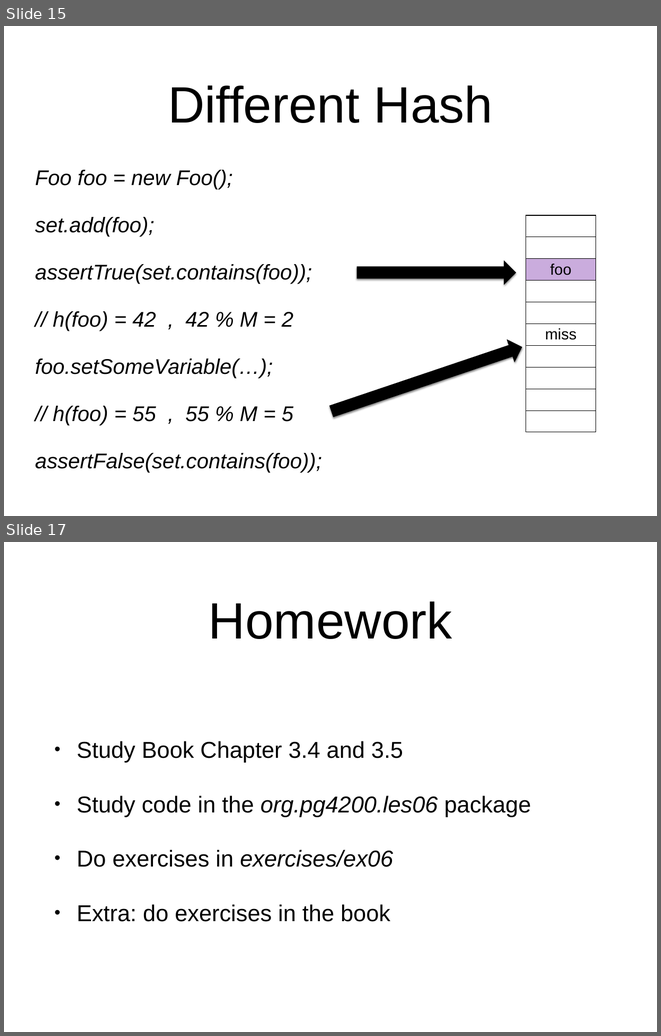
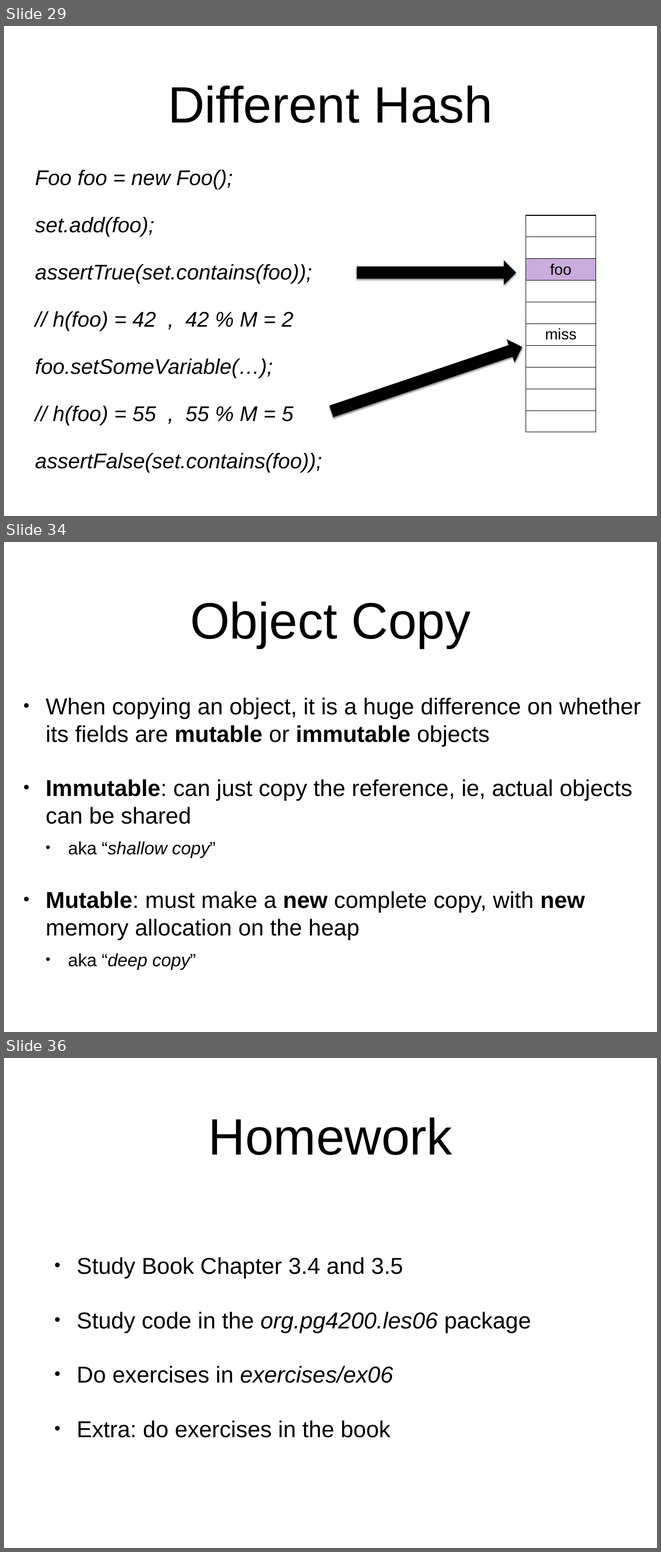
Before and after one commit to arcuri82/algorithms, a slide deck: docs/slides/06/06_hash_maps.pptx. Shown one above the other, each under a label of ours: slides 15 and 17 before the commit, slides 29, 34 and 36 after it; the slides between them are not shown. The pictures are 661x1036 and 661x1552 pixels, drawn with LibreOffice and Linux fonts; fonts in the diff are those of the drawing. Boxes give left, top, right and bottom in pixels: in the first picture for what was removed or moved away, otherwise in the second. Text is boxed around its words. In the diff, an @@ line names an element or a change of style, - is before the commit and + after.

```diff
--- a/docs/slides/06/06_hash_maps.pptx
+++ b/docs/slides/06/06_hash_maps.pptx
@@ slide 34 added at (x1=4, y1=542, x2=657, y2=1032), background #FFFFFF @@
@@ title added at (x1=190, y1=601, x2=471, y2=648), 80 pt, text #000000 @@
+Object Copy
@@ text added at (x1=46, y1=697, x2=641, y2=970), 36 pt, text #000000 @@
+• When copying an object, it is a huge difference on whether its fields are mutable or immutable objects
+• Immutable: can just copy the reference, ie, actual objects can be shared
+  • aka “shallow copy”
+• Mutable: must make a new complete copy, with new memory allocation on the heap
+  • aka “deep copy”
@@ what was slide 15 is now slide 29 @@
@@ what was slide 17 is now slide 36 @@
```
Also in this commit, not shown: 5 slides changed, 18 other slides added, 9 other files.
